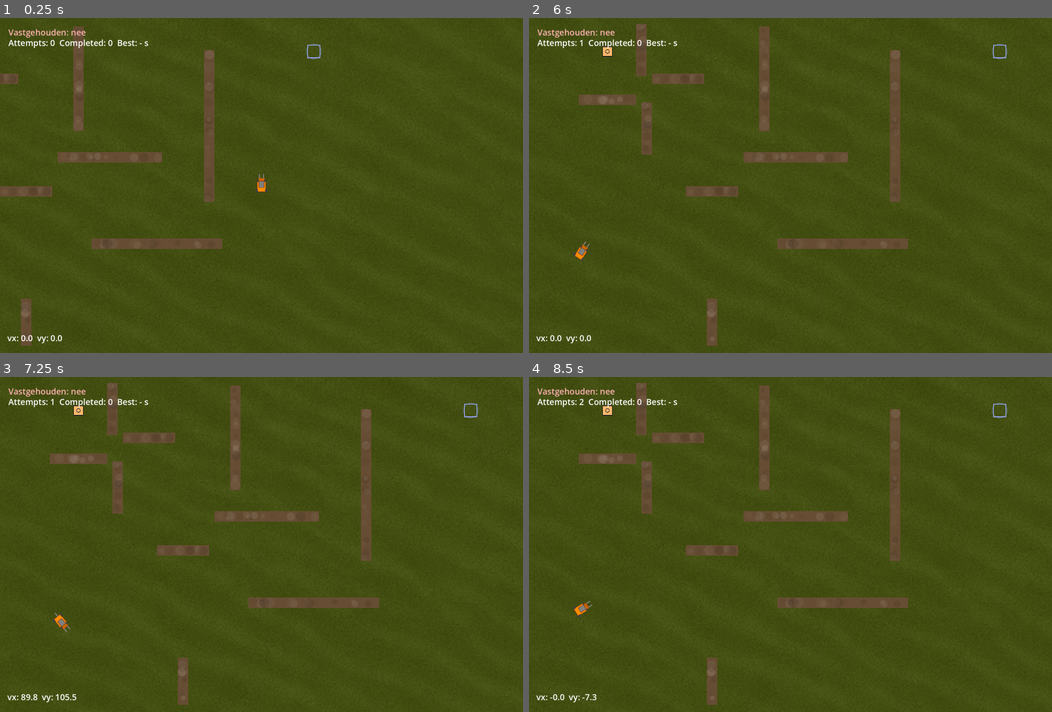
Above: before the commit, frames 1-4 (two rows, left to right).
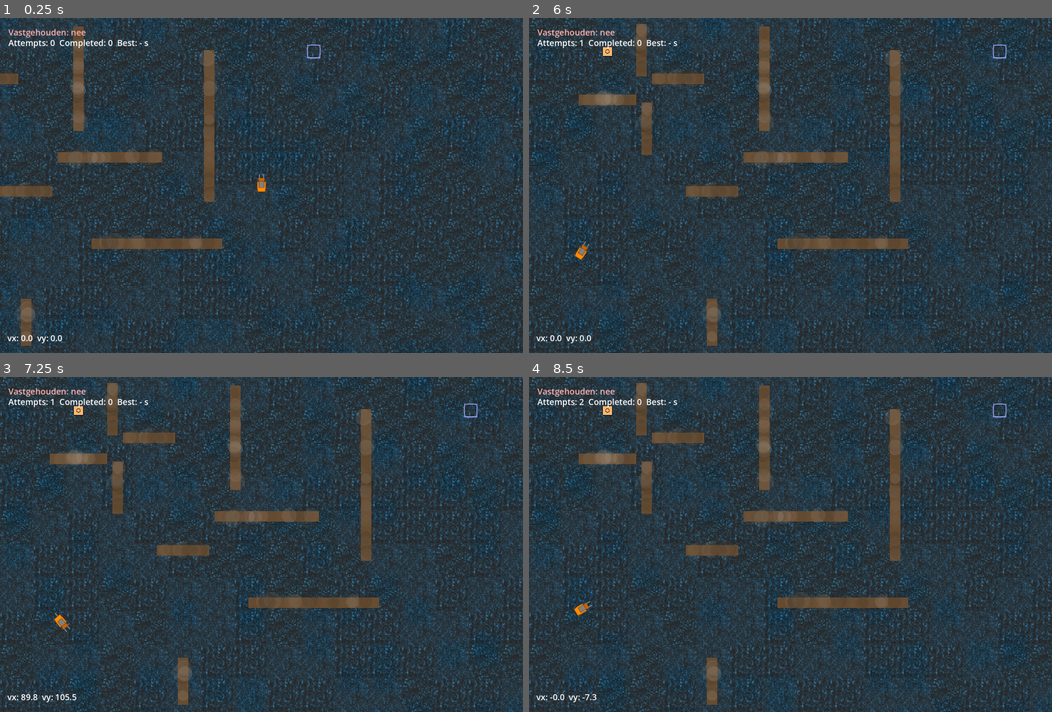
Above: after the commit, the same moments.

Repository: bouwensjohn/godot-puzzle-game
Game: Godot game, scene res://scenes/ChallengeThree.tscn
The game is run twice, just before and just after one commit, with the same random seed, the same clock (stepped at 60 frames per second) and the same inputs. This scene is started directly instead of the project's main scene.
Inputs:
- Up to frame 1 (0.25 s): no input
- Up to frame 2 (6 s): tap Enter at 0.5 s; hold Right (ui_right) 0.53-1.28 s; hold Space (grab) 0.53-1.28 s; hold Left (ui_left) 1.28-2.03 s; tap 1 at 1.35, 4.35 s; hold Right (ui_right) 2.03-2.78 s; tap 9 at 2.1, 5.1 s; hold Up (ui_up) 2.78-3.53 s; tap 0 at 2.85, 5.85 s; hold Space (grab) 3.53-4.28 s; hold Left (ui_left) 3.53-5.78 s; tap R (reset) at 5.75 s; hold Right (ui_right) from 5.78 s (still down)
- Up to frame 3 (7.25 s): release Right (ui_right) at 6.53 s; hold Up (ui_up) from 6.53 s (still down); hold Space (grab) from 6.53 s (still down)
- Up to frame 4 (8.5 s): tap R (reset) at 7.25 s; release Up (ui_up) at 7.28 s; release Space (grab) at 7.28 s; hold Right (ui_right) 7.28-8.03 s; tap 1 at 7.35 s; hold Left (ui_left) from 8.03 s (still down); tap 9 at 8.1 s

The runs differ from the first frame. In frame 1, 96% of the frame differs, in the area x 0-100%, y 0-100%; in frame 2, 95%; in frame 3, 95%; in frame 4, 95%.

Commit message:
chore(godot_starter): parallax via TileMaps + semi-transparent ice floor
- Replace ParallaxFar gradient with TileMapFar; add ParallaxMid blotches (motion scales 0.2/0.5)
- Ensure alpha blending (CanvasItem/Shader), linear texture filtering, and modulate tuning
- Add ice tile textures (_a80) including tile_04 and .import files
- Update cave_background.gd; keep challenge scenes logic unchanged

Diff:
--- a/scenes/Wall.tscn
+++ b/scenes/Wall.tscn
@@ -1,7 +1,7 @@
-[gd_scene load_steps=3 format=3]
+[gd_scene load_steps=4 format=3 uid="uid://bpcrlh6uu184w"]
 
-[ext_resource type="Script" path="res://scripts/wall.gd" id="1"]
-[ext_resource type="Script" path="res://scripts/wall_visual.gd" id="2"]
+[ext_resource type="Script" uid="uid://es8pqixdoril" path="res://scripts/wall.gd" id="1"]
+[ext_resource type="Script" uid="uid://crk3jdqaej7b8" path="res://scripts/wall_visual.gd" id="2"]
 
 [sub_resource type="RectangleShape2D" id="RectangleShape2D_1"]
 size = Vector2(20, 640)
--- a/scripts/cave_background.gd
+++ b/scripts/cave_background.gd
@@ -4,113 +4,129 @@
 @export var scale_factor: float = 1.0
 
 func _ready() -> void:
-	# Try to load cave background image
-	if background_texture == null:
-		background_texture = load("res://textures/cave_background.jpg")
-
-	# If no image found, we'll fall back to procedural drawing
-	if background_texture == null:
-		print("No cave background image found, using procedural background")
+	set("z_index", -10)
+	create_parallax_background()
+	create_ice_floor()
 
 func _draw() -> void:
-	var width = GameConfig.SCREEN_WIDTH * scale_factor
-	var height = GameConfig.SCREEN_HEIGHT * scale_factor
+	pass
 
-	if background_texture:
-		# Draw the background image scaled to the world size
-		draw_texture_rect(background_texture, Rect2(0, 0, width, height), false)
-	else:
-		# Fallback to procedural background
-		draw_rect(Rect2(0, 0, width, height), Color(0.15, 0.12, 0.08))
-		draw_cave_walls(width, height)
-		draw_rock_formations(width, height)
-		draw_cave_shadows(width, height)
-		draw_mineral_veins(width, height)
+func create_parallax_background() -> void:
+	var pb := ParallaxBackground.new()
+	pb.name = "ParallaxBackground"
+	pb.layer = -1
+	add_child(pb)
 
-func draw_cave_walls(width: float, height: float) -> void:
-	# Rough cave wall texture using overlapping shapes
-	var wall_color = Color(0.25, 0.2, 0.15)
-	var wall_dark = Color(0.18, 0.15, 0.12)
+	var world_w := GameConfig.SCREEN_WIDTH * scale_factor
+	var world_h := GameConfig.SCREEN_HEIGHT * scale_factor
 
-	# Top wall with irregular edge
-	var top_points = PackedVector2Array()
-	for i in range(0, int(width), 80):
-		var y_offset = randf_range(height * 0.1, height * 0.25)
-		top_points.append(Vector2(i, y_offset))
-	top_points.append(Vector2(width, 0))
-	top_points.append(Vector2(0, 0))
-	draw_colored_polygon(top_points, wall_color)
+	var far := ParallaxLayer.new()
+	far.name = "ParallaxFar"
+	far.motion_scale = Vector2(0.2, 0.2)
+	pb.add_child(far)
 
-	# Bottom wall with irregular edge
-	var bottom_points = PackedVector2Array()
-	for i in range(0, int(width), 80):
-		var y_offset = randf_range(height * 0.75, height * 0.9)
-		bottom_points.append(Vector2(i, y_offset))
-	bottom_points.append(Vector2(width, height))
-	bottom_points.append(Vector2(0, height))
-	draw_colored_polygon(bottom_points, wall_dark)
+	var far_map := TileMap.new()
+	far_map.name = "ParallaxFarMap"
+	far_map.set("modulate", Color(0.85, 0.9, 1.0, 0.4))
+	far_map.texture_filter = CanvasItem.TEXTURE_FILTER_LINEAR
+	var far_mat := CanvasItemMaterial.new()
+	far_mat.blend_mode = CanvasItemMaterial.BLEND_MODE_MIX
+	far_map.material = far_mat
 
-func draw_rock_formations(width: float, height: float) -> void:
-	# Scattered rock formations
-	var rock_color = Color(0.3, 0.25, 0.2)
-	var rock_highlight = Color(0.4, 0.35, 0.28)
+	var far_ts := TileSet.new()
+	far_ts.tile_size = Vector2i(128, 128)
+	var far_tex := load("res://textures/pushy_ice_tile_04_128_a80.png") as Texture2D
+	if far_tex:
+		var fatlas := TileSetAtlasSource.new()
+		fatlas.texture = far_tex
+		fatlas.texture_region_size = Vector2i(128, 128)
+		fatlas.create_tile(Vector2i(0, 0))
+		far_ts.add_source(fatlas)
+	far_map.tile_set = far_ts
+	far.add_child(far_map)
 
-	# Large rocks scattered around
-	var rock_positions = [
-		Vector2(width * 0.1, height * 0.8),
-		Vector2(width * 0.85, height * 0.7),
-		Vector2(width * 0.2, height * 0.3),
-		Vector2(width * 0.9, height * 0.2),
-		Vector2(width * 0.05, height * 0.4),
-		Vector2(width * 0.75, height * 0.85)
+	var ftx := int(ceil(world_w / 128.0)) + 2
+	var fty := int(ceil(world_h / 128.0)) + 2
+	for y in range(-1, fty):
+		for x in range(-1, ftx):
+			if randf() < 0.18:
+				far_map.set_cell(0, Vector2i(x, y), 0, Vector2i(0, 0), 0)
+
+	var mid := ParallaxLayer.new()
+	mid.name = "ParallaxMid"
+	mid.motion_scale = Vector2(0.5, 0.5)
+	pb.add_child(mid)
+
+	var mid_map := TileMap.new()
+	mid_map.name = "ParallaxMidMap"
+	mid_map.set("modulate", Color(0.8, 0.8, 0.9, 0.4))
+	mid_map.texture_filter = CanvasItem.TEXTURE_FILTER_LINEAR
+	var mid_mat := CanvasItemMaterial.new()
+	mid_mat.blend_mode = CanvasItemMaterial.BLEND_MODE_MIX
+	mid_map.material = mid_mat
+
+
+	var mid_ts := TileSet.new()
+	mid_ts.tile_size = Vector2i(128, 128)
+	var blotch_tex := load("res://textures/pushy_ice_tile_04_128_a80.png") as Texture2D
+	if blotch_tex:
+		var atlas := TileSetAtlasSource.new()
+		atlas.texture = blotch_tex
+		atlas.texture_region_size = Vector2i(128, 128)
+		atlas.create_tile(Vector2i(0, 0))
+		mid_ts.add_source(atlas)
+	mid_map.tile_set = mid_ts
+	mid.add_child(mid_map)
+
+	var tx := int(ceil(world_w / 128.0)) + 2
+	var ty := int(ceil(world_h / 128.0)) + 2
+	for y in range(-1, ty):
+		for x in range(-1, tx):
+			if randf() < 0.26:
+				mid_map.set_cell(0, Vector2i(x, y), 0, Vector2i(0, 0), 0)
+
+func create_ice_floor() -> void:
+	var tilemap := TileMap.new()
+	tilemap.name = "TileMapIce"
+	tilemap.set("z_index", 1)
+	tilemap.set("modulate", Color(1, 1, 1, 0.78))
+	tilemap.texture_filter = CanvasItem.TEXTURE_FILTER_LINEAR
+	var shader := Shader.new()
+	shader.code = "shader_type canvas_item;\nrender_mode blend_mix, unshaded;\nvoid fragment(){\n\tCOLOR *= texture(TEXTURE, UV);\n}\n"
+	var sm := ShaderMaterial.new()
+	sm.shader = shader
+	tilemap.material = sm
+
+
+	var ts := TileSet.new()
+	ts.tile_size = Vector2i(128, 128)
+	var textures := [
+		"res://textures/pushy_ice_tile_01_128_a80.png",
+		"res://textures/pushy_ice_tile_02_128_a80.png",
+		"res://textures/pushy_ice_tile_03_128_a80.png",
 	]
+	var sources: Array[int] = []
+	for p in textures:
+		var tex := load(p) as Texture2D
+		if tex:
+			var atlas := TileSetAtlasSource.new()
+			atlas.texture = tex
+			atlas.texture_region_size = Vector2i(128, 128)
+			atlas.create_tile(Vector2i(0, 0))
+			var sid := ts.add_source(atlas)
+			sources.append(sid)
 
-	for pos in rock_positions:
-		var size = randf_range(40, 80) * GameConfig.UI_SCALE
-		# Main rock body
-		draw_circle(pos, size, rock_color)
-		# Highlight
-		draw_circle(pos + Vector2(-size * 0.3, -size * 0.3), size * 0.6, rock_highlight)
+	tilemap.tile_set = ts
+	add_child(tilemap)
 
-func draw_cave_shadows(width: float, height: float) -> void:
-	# Add depth with gradient shadows
-	var shadow_color = Color(0.08, 0.06, 0.04, 0.7)
+	var world_w := int(GameConfig.SCREEN_WIDTH * scale_factor)
+	var world_h := int(GameConfig.SCREEN_HEIGHT * scale_factor)
+	var tile_w := 128
+	var tile_h := 128
+	var tiles_x := int(ceil(float(world_w) / float(tile_w))) + 2
+	var tiles_y := int(ceil(float(world_h) / float(tile_h))) + 2
 
-	# Vertical shadows on sides
-	var gradient_width = width * 0.15
-	for i in range(int(gradient_width)):
-		var alpha = float(i) / gradient_width * 0.5
-		var shadow = Color(0.08, 0.06, 0.04, alpha)
-		draw_line(Vector2(i, 0), Vector2(i, height), shadow, 2.0)
-		draw_line(Vector2(width - i, 0), Vector2(width - i, height), shadow, 2.0)
-
-func draw_mineral_veins(width: float, height: float) -> void:
-	# Subtle mineral veins for atmosphere
-	var vein_color = Color(0.4, 0.35, 0.3, 0.6)
-	var crystal_color = Color(0.6, 0.5, 0.8, 0.4)
-
-	# Draw some mineral veins
-	var vein_paths = [
-		[Vector2(width * 0.3, height * 0.2), Vector2(width * 0.45, height * 0.6), Vector2(width * 0.4, height * 0.8)],
-		[Vector2(width * 0.7, height * 0.1), Vector2(width * 0.8, height * 0.4), Vector2(width * 0.85, height * 0.7)],
-		[Vector2(width * 0.1, height * 0.5), Vector2(width * 0.25, height * 0.65), Vector2(width * 0.2, height * 0.9)]
-	]
-
-	for path in vein_paths:
-		for i in range(path.size() - 1):
-			draw_line(path[i], path[i + 1], vein_color, 3.0 * GameConfig.UI_SCALE)
-
-	# Small crystal formations
-	var crystal_positions = [
-		Vector2(width * 0.15, height * 0.6),
-		Vector2(width * 0.8, height * 0.3),
-		Vector2(width * 0.4, height * 0.75)
-	]
-
-	for pos in crystal_positions:
-		var crystal_size = 8 * GameConfig.UI_SCALE
-		draw_circle(pos, crystal_size, crystal_color)
-		draw_circle(pos, crystal_size * 0.6, Color(0.8, 0.7, 0.9, 0.3))
-
-func _process(_delta: float) -> void:
-	queue_redraw()
+	for y in range(-1, tiles_y):
+		for x in range(-1, tiles_x):
+			var sid := sources[int(randi()) % sources.size()]
+			tilemap.set_cell(0, Vector2i(x, y), sid, Vector2i(0, 0), 0)
--- a/scripts/challenge_three.gd
+++ b/scripts/challenge_three.gd
@@ -95,7 +95,7 @@
 	var font = ThemeDB.fallback_font
 	for w: StaticBody2D in walls:
 		var p: Vector2 = w.global_position
-		draw_string(font, Vector2(p.x - 30, p.y - 350), "WALL", HORIZONTAL_ALIGNMENT_LEFT, -1, 24, Color.WHITE)
+		# draw_string(font, Vector2(p.x - 30, p.y - 350), "WALL", HORIZONTAL_ALIGNMENT_LEFT, -1, 24, Color.WHITE)
 
 func _process(_delta: float) -> void:
 	queue_redraw()
--- a/scripts/challenge_two.gd
+++ b/scripts/challenge_two.gd
@@ -67,7 +67,7 @@
 		print("Wall collision shape size: ", sz)
 
 	# Initial state (mirrors HTML prototype)
-	forklift.global_position = Vector2(W*0.5, H*0.75)
+	forklift.global_position = Vector2(W*1.1, H*0.75)
 	forklift.rotation = -PI/2.0
 	forklift.set("velocity", Vector2.ZERO)
 	piece.global_position = Vector2(W*0.2, H*0.35)
@@ -87,7 +87,7 @@
 	var font = ThemeDB.fallback_font
 	for w in walls:
 		var p := (w as Node2D).global_position
-		draw_string(font, Vector2(p.x - 30, p.y - 350), "WALL", HORIZONTAL_ALIGNMENT_LEFT, -1, 24, Color.WHITE)
+		# draw_string(font, Vector2(p.x - 30, p.y - 350), "WALL", HORIZONTAL_ALIGNMENT_LEFT, -1, 24, Color.WHITE)
 
 func _process(_delta: float) -> void:
 	queue_redraw()
--- a/scripts/wall_visual.gd
+++ b/scripts/wall_visual.gd
@@ -1,8 +1,8 @@
 extends Node2D
 @export var variation_strength: float = 0.7
 @export var speckle_count: int = 120
-@export var speckle_min_radius: float = 8.0
-@export var speckle_max_radius: float = 20.0
+@export var speckle_min_radius: float = 19.0
+@export var speckle_max_radius: float = 34.0
 @export var seed: int = 12345
 var _speckles: Array[Dictionary] = []
 var _last_size: Vector2 = Vector2.ZERO
Binary file added: textures/pushy_ice_tile_01_128_a80.png
Not shown, added: textures/pushy_ice_tile_01_128_a80.png.import
Binary file added: textures/pushy_ice_tile_02_128_a80.png
Not shown, added: textures/pushy_ice_tile_02_128_a80.png.import
Binary file added: textures/pushy_ice_tile_03_128_a80.png
Not shown, added: textures/pushy_ice_tile_03_128_a80.png.import
Binary file added: textures/pushy_ice_tile_04_128_a80.png
Not shown, added: textures/pushy_ice_tile_04_128_a80.png.import
